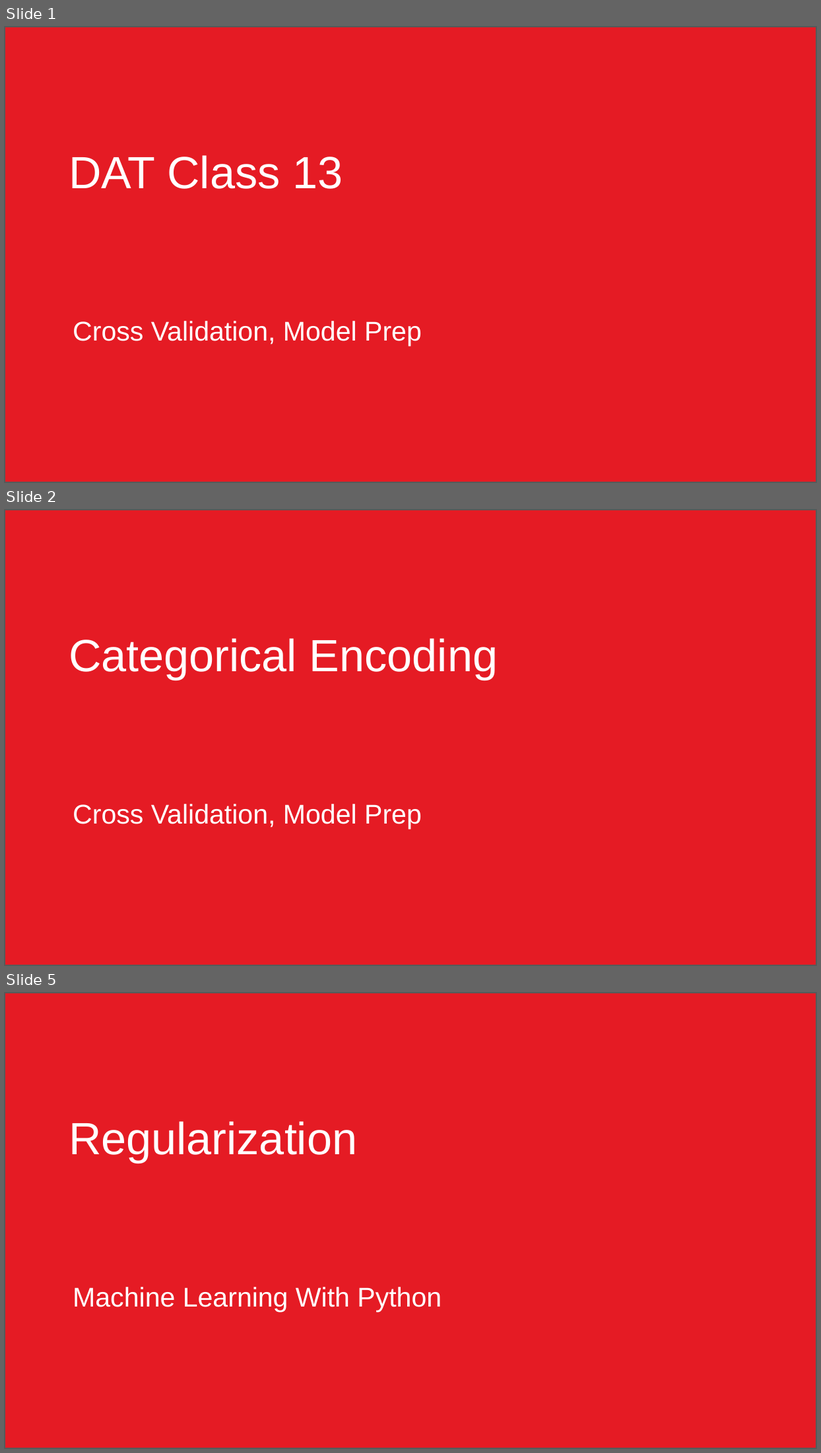
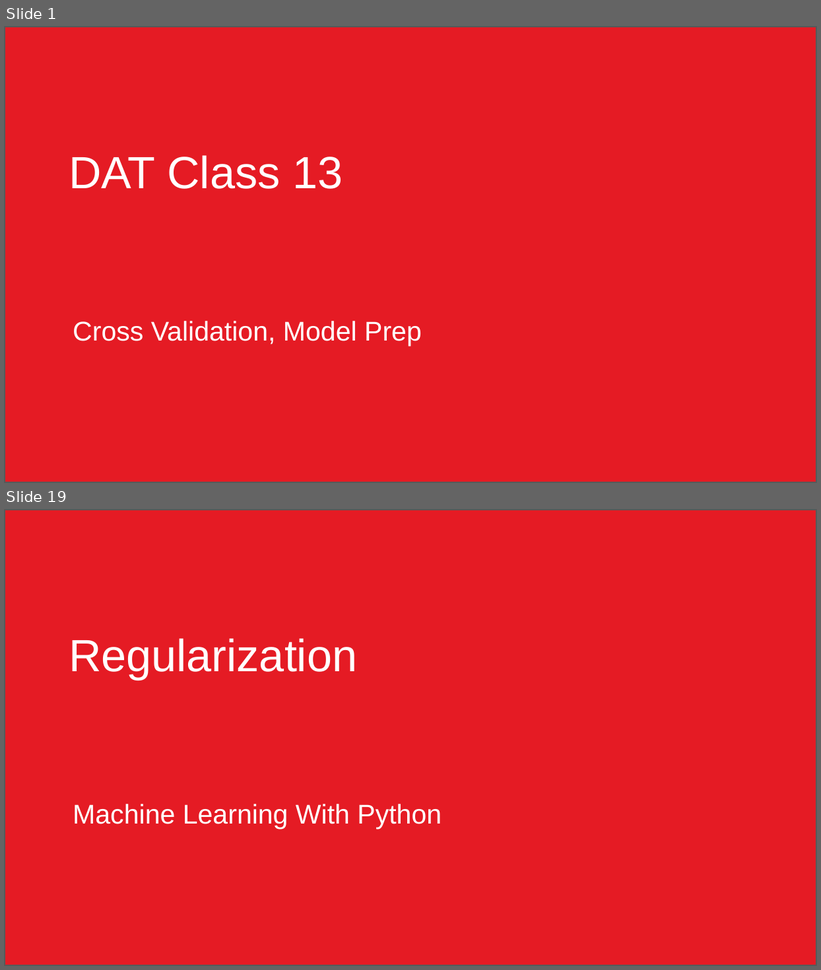
Before and after one commit to JonathanBechtel/DAT-10-14, a slide deck: class material/Unit3/Class13/DAT Class 13.pptx. Shown one above the other, each under a label of ours: slides 1, 2 and 5 before the commit, slides 1 and 19 after it; the slides between them are not shown. The pictures are 821x1453 and 821x970 pixels, drawn with LibreOffice and Linux fonts; fonts in the diff are those of the drawing; background and template pictures are left out. Boxes give left, top, right and bottom in pixels: in the first picture for what was removed or moved away, otherwise in the second. Text is boxed around its words. In the diff, an @@ line names an element or a change of style, - is before the commit and + after.

```diff
--- a/class material/Unit3/Class13/DAT Class 13.pptx
+++ b/class material/Unit3/Class13/DAT Class 13.pptx
@@ slide 2 removed at (4,509,817,966), background #FFFFFF; not listed: 1 template element that a slide beside it also shows @@
@@ title removed at (69,638,498,680) @@
-Categorical Encoding
@@ subtitle removed at (73,804,422,830) @@
-Cross Validation, Model Prep
@@ what was slide 5 is now slide 19 @@
```
Also in this commit, not shown: 1 slide changed, 16 slides added, 1 other slide removed, 13 other files.
